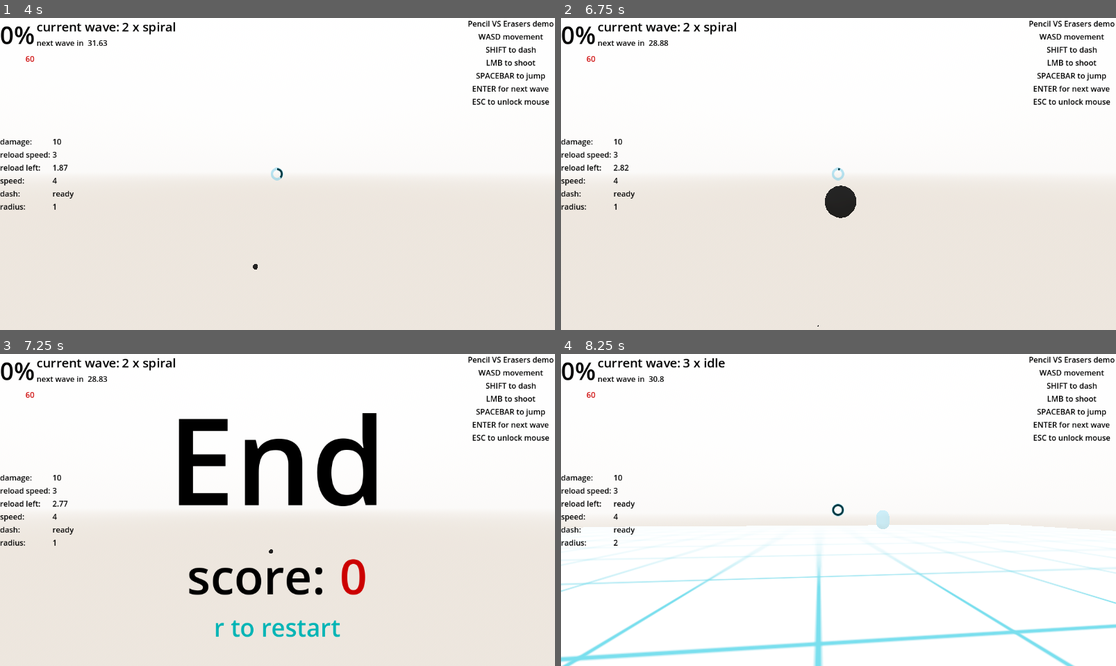
Above: before the commit, frames 1-4 (two rows, left to right).
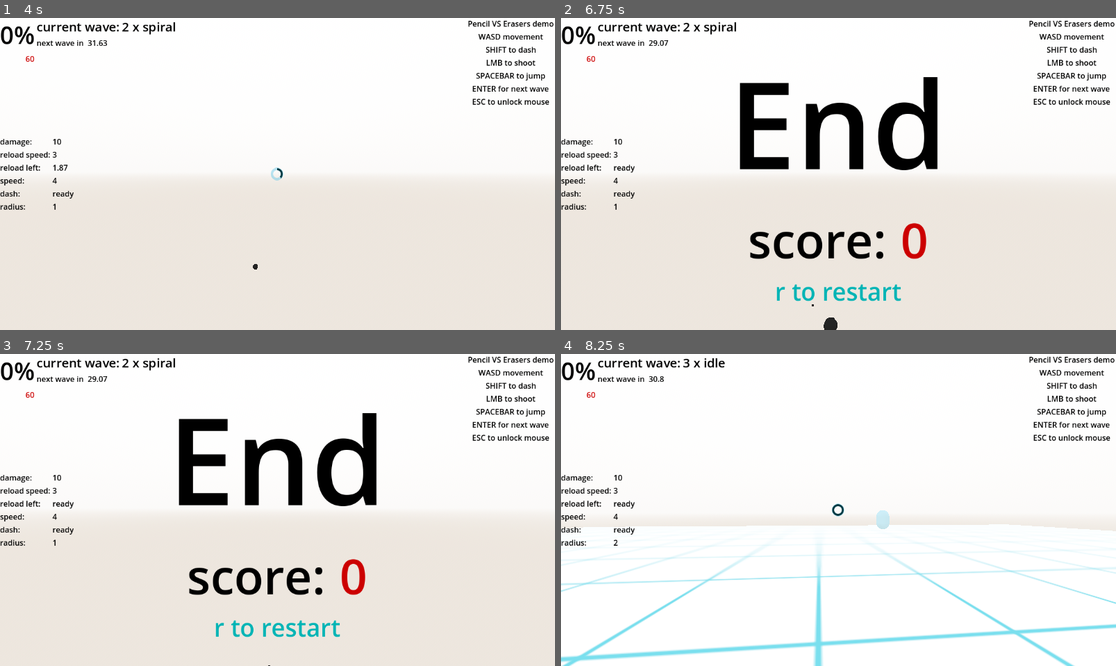
Above: after the commit, the same moments.

Repository: silvagan/pencil-vs-erasers
Game: Godot game, scene res://scenes/scene.tscn
The game is run twice, just before and just after one commit, with the same random seed, the same clock (stepped at 60 frames per second) and the same inputs.
Inputs (mouse positions are in pixels of both pictures, inside the frame that each line leads up to):
- Up to frame 1 (4 s): tap Enter (spawn wave) at 0.5, 3.6 s; move the mouse to (305, 174) at 0.52 s; hold W (move forward) from 0.53 s (still down); tap ] (+radius) at 0.6 s; tap Space (jump) at 0.77, 1.52, 3.02, 3.77 s; move the mouse to (249, 174) at 1.27 s; tap [ (-radius) at 1.35 s; move the mouse to (288, 167) at 2.02 s; hold Shift (rapid_change_direction) 2.03-2.78 s; move the mouse to (271, 180) at 2.77 s; click (271, 180) at 2.85 s; move the mouse to (316, 177) at 3.52 s
- Up to frame 2 (6.75 s): tap Escape (unlock mouse) at 4.15 s; tap R (restart) every 0.75 s from 4.25 to 6.5 s; move the mouse to (672, 127) at 4.27 s; release W (move forward) at 4.28 s; hold A (strafe left) 4.28-5.03 s; tap ] (+radius) at 4.35 s; tap Space (jump) at 4.52, 6.02 s; move the mouse to (866, 174) at 5.02 s; hold S (move backward) 5.03-5.78 s; tap [ (-radius) at 5.1 s; move the mouse to (755, 96) at 5.77 s; hold D (strafe right) 5.78-6.53 s; tap Shift (rapid_change_direction) at 5.85 s; move the mouse to (960, 158) at 6.52 s; press the mouse at (960, 158) at 6.53 s; hold W (move forward) from 6.53 s (still down)
- Up to frame 3 (7.25 s): keep holding W (move forward); tap Space (jump) at 6.77 s
- Up to frame 4 (8.25 s): keep holding W (move forward); move the mouse to (810, 510) at 7.27 s; release the mouse at (810, 510) at 7.28 s; tap Enter (spawn wave) at 7.35 s; tap Space (jump) at 7.52 s; tap R (restart) at 8 s; move the mouse to (849, 503) at 8.02 s; tap ] (+radius) at 8.1 s

Frame 1 is identical in both runs. In frame 2, 6.8% of the frame differs, in the area x 9-68%, y 7-100%; in frame 3, less than 0.1%; in frame 4, nothing differs.

Commit message:
fix: pressing ESC no longer freezes movement

Diff:
--- a/scripts/eraser.gd
+++ b/scripts/eraser.gd
@@ -63,7 +63,6 @@
 	var next_nav_point = nav_agent.get_next_path_position()
 	velocity = (next_nav_point - global_transform.origin).normalized() * SPEED * delta * 60
 	move_and_slide()
-	pass
 
 var states = {"idle":1, "wait":1, "chase":2, "spiral":3}
 func take_damage(value):
--- a/scripts/pencil.gd
+++ b/scripts/pencil.gd
@@ -36,14 +36,12 @@
 		if(Input.is_action_just_pressed("unlock mouse")):
 			Input.mouse_mode = Input.MOUSE_MODE_VISIBLE
 			focused = false
+			print(velocity)
 		if dead:
 			velocity = Vector3(0,0,0)
 		else:
 			if (Input.is_action_pressed("shoot") && !reloading):
 				shoot()
-			# Add the gravity.
-			if not is_on_floor():
-				velocity += get_gravity() * delta
 
 			# Handle jump.
 			if(is_on_floor() && in_air == true):
@@ -74,10 +72,11 @@
 			else:
 				velocity.z += direction.z * speed * delta
 		else:
+			print(velocity)
 			velocity.x = lerpf(velocity.x, 0, 0.01)
 			velocity.z = lerpf(velocity.z, 0, 0.01)
+			print(velocity)
 
-		move_and_slide()
 		for body in $Area3D.get_overlapping_bodies():
 			if body.is_in_group("erasers"):
 				$"../NavigationRegion3D/Stage".end = true
@@ -98,6 +97,9 @@
 		if (position.y < 0):
 			$"../NavigationRegion3D/Stage".end = true
 			dead = true
+	if not is_on_floor():
+		velocity += get_gravity() * delta
+	move_and_slide()
 
 func shoot() -> void:
 	var bull = bullet.instantiate()
@@ -113,7 +115,7 @@
 	$ReloadTimer.start()
 
 func _notification(what: int):
-	if what == NOTIFICATION_APPLICATION_FOCUS_OUT:
+	if what == NOTIFICATION_APPLICATION_FOCUS_OUT && focused == true:
 		focused = false
 		get_tree().paused = true
 		Input.mouse_mode = Input.MOUSE_MODE_VISIBLE
